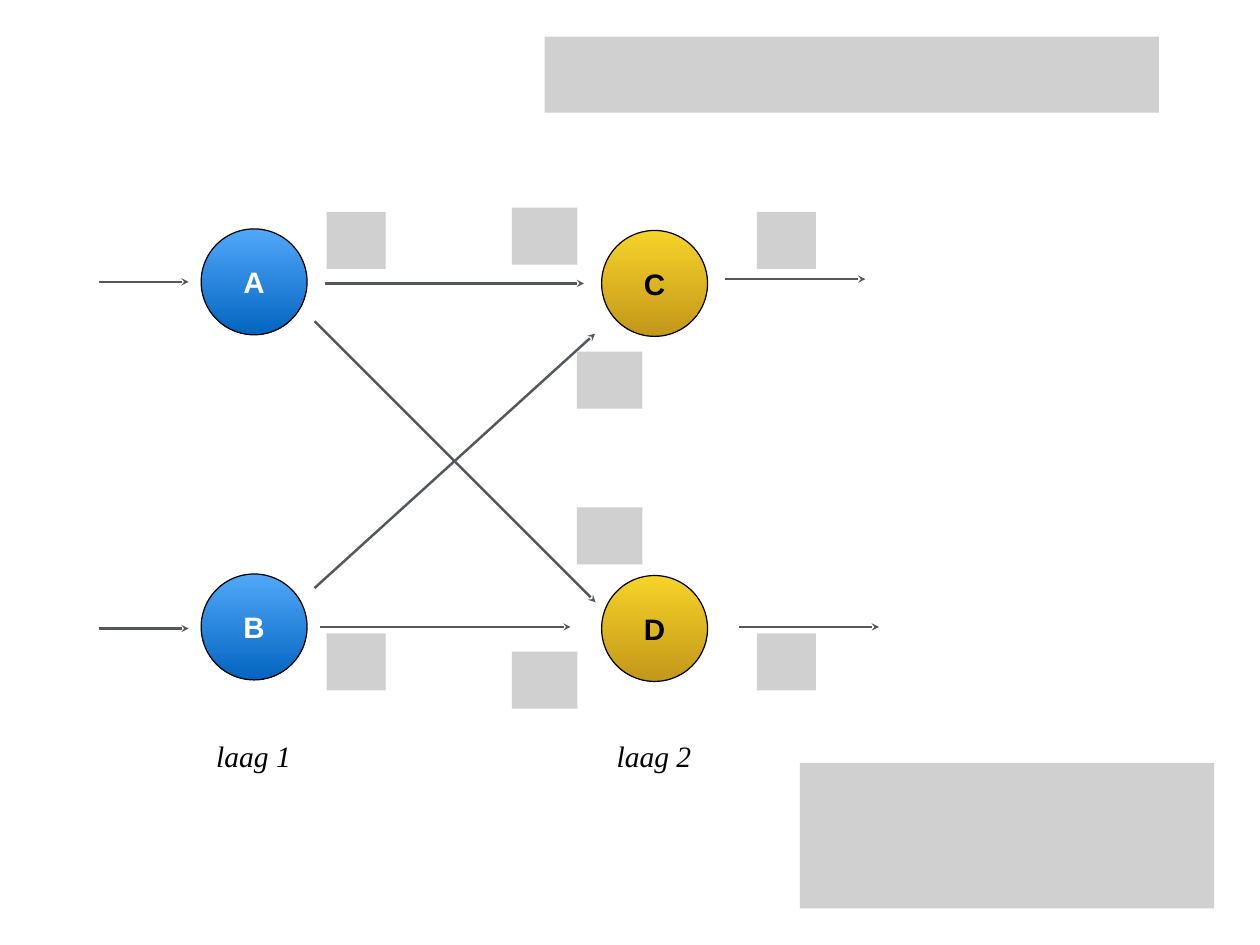
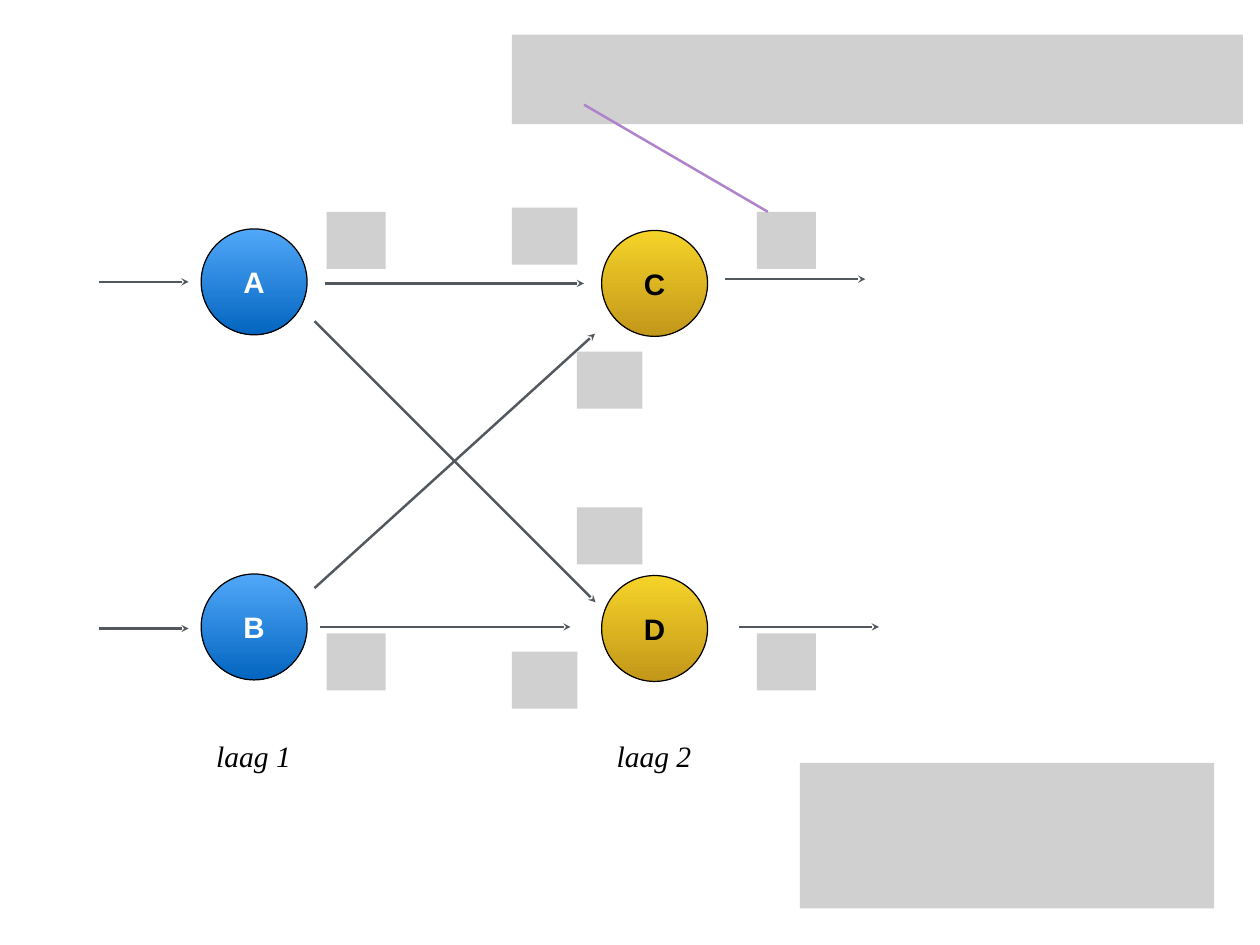
Before and after one commit to hanze-hbo-ict/Machine-Learning, a slide deck: slide 9 of docs/lectures/wk4/ML_wk4_Neurale_netwerken.pptx. Drawn at 1260x945 pixels with LibreOffice and Linux fonts; fonts in the diff are those of the drawing; grey boxes stand for pictures. Boxes give left, top, right and bottom in pixels: in the first picture for what was removed or moved away, otherwise in the second. Text is boxed around its words. In the diff, an @@ line names an element or a change of style, - is before the commit and + after.

```diff
--- a/docs/lectures/wk4/ML_wk4_Neurale_netwerken.pptx
+++ b/docs/lectures/wk4/ML_wk4_Neurale_netwerken.pptx
@@ picture: place and size @@
-picture at box(545, 36, 1159, 113)
+picture at box(512, 35, 1243, 124)
@@ line added from (768, 212) to (584, 105), #AF82CC 2 pt @@
```
Also in this commit, not shown: 3 other slides changed, 1 other file.
